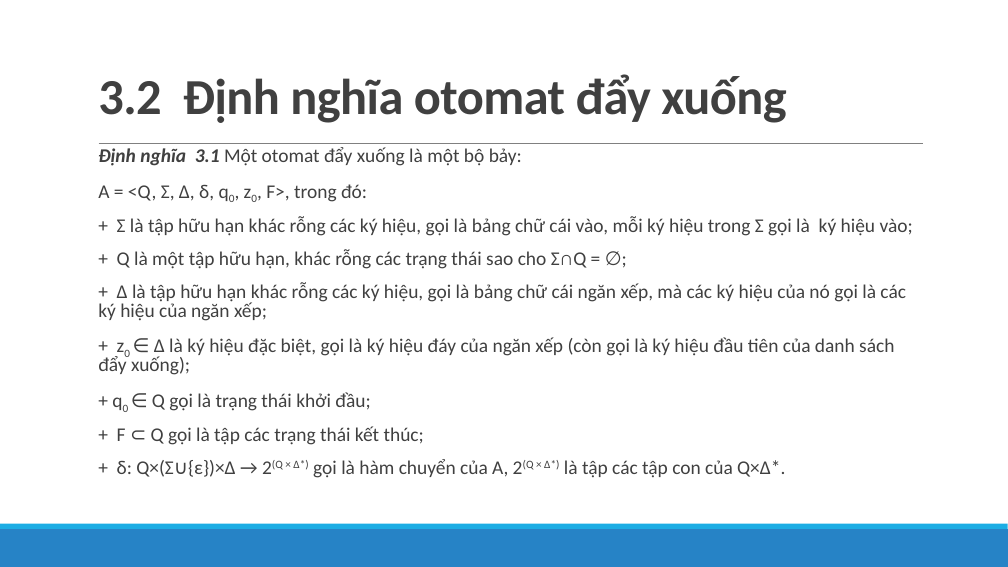
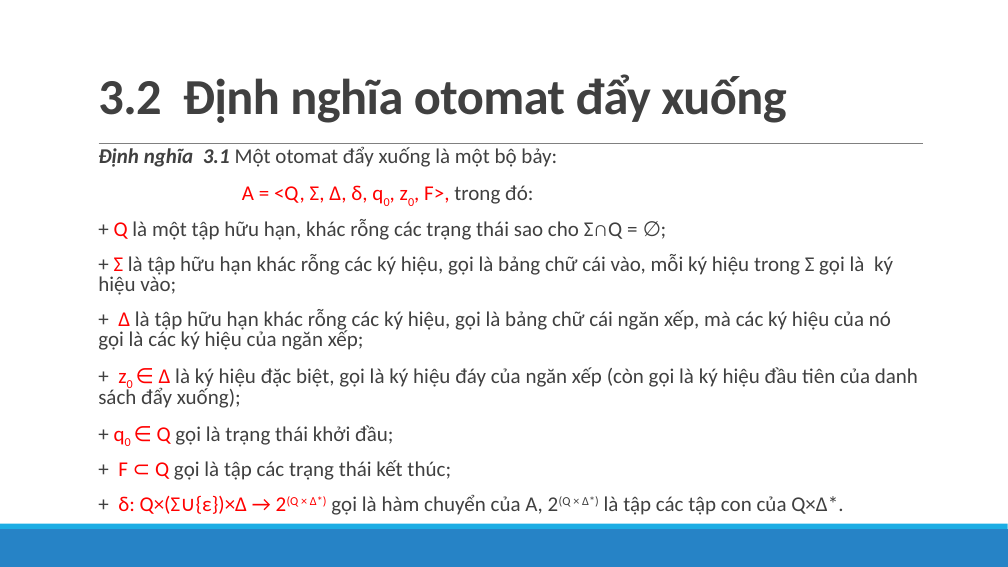
Before and after one commit to lelongc/rac, a slide deck: slide 39 of iuh/môn/hk1-4/automat/Automata4Stu/slide/Tuan11&12_Chương 4.pptx. Drawn at 1008x567 pixels with LibreOffice and Linux fonts; fonts in the diff are those of the drawing. Boxes give left, top, right and bottom in pixels: in the first picture for what was removed or moved away, otherwise in the second. Text is boxed around its words. In the diff, an @@ line names an element or a change of style, - is before the commit and + after.

```diff
--- a/iuh/môn/hk1-4/automat/Automata4Stu/slide/Tuan11&12_Chương 4.pptx
+++ b/iuh/môn/hk1-4/automat/Automata4Stu/slide/Tuan11&12_Chương 4.pptx
@@ text at <box>98,146,918,515</box>: size 18.5 to 20 pt; text colour #404040 to #FF0000 in "A = <Q, Σ, Δ, δ, q0, ...", "Σ", "Δ", "z0 ∈ Δ" and 3 more places; bullet   to none @@
@@ text at <box>114,219,622,240</box>: paragraph added @@
+  + Q là một tập hữu hạn, khác rỗng các trạng thái sao cho Σ∩Q = ∅;
@@ text at <box>117,249,587,269</box>: paragraph removed @@
-  + Q là một tập hữu hạn, khác rỗng các trạng thái sao cho Σ∩Q = ∅;
```
Also in this commit, not shown: 17 other slides changed, 3 slides added, 1 other file.
